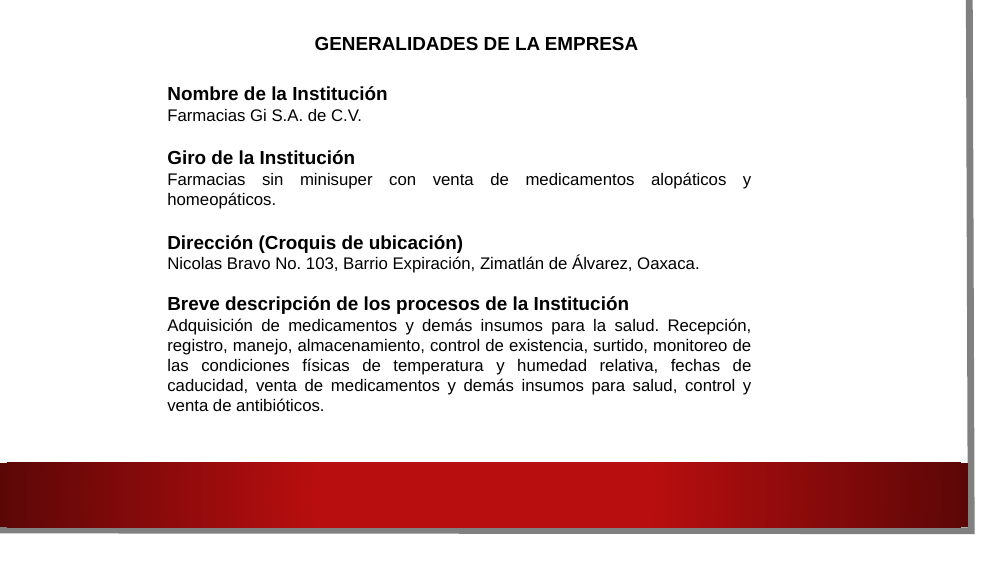
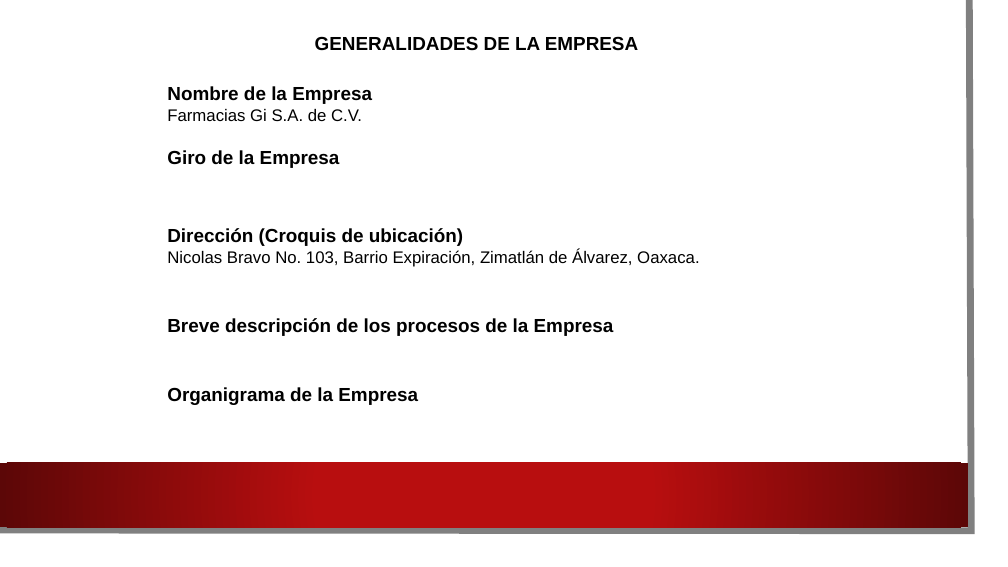
Before and after one commit to HeberZabdiel/FarmaciaGiDocumentos, a slide deck: slide 3 of Presentacion asesor uno.pptx. Drawn at 1008x567 pixels with LibreOffice and Linux fonts; fonts in the diff are those of the drawing; background and template pictures are left out. Boxes give left, top, right and bottom in pixels: in the first picture for what was removed or moved away, otherwise in the second. Text is boxed around its words. In the diff, an @@ line names an element or a change of style, - is before the commit and + after.

```diff
--- a/Presentacion asesor uno.pptx
+++ b/Presentacion asesor uno.pptx
@@ text at [167,86,372,104]: text changed @@
-Nombre de la Institución
+Nombre de la Empresa
@@ text at [167,150,340,168]: text changed; size 16 to 18 pt; bold on @@
-Giro de la Institución
-Farmacias sin minisuper con venta de medicamentos alopáticos y homeopáticos.
+Giro de la Empresa
@@ text "Dirección (Croquis de ubicación)": place and size @@
-text "Dirección (Croquis de ubicación)" at [167,235,699,273]
+text "Dirección (Croquis de ubicación)" at [167,228,699,267]
@@ text at [167,318,614,336]: text changed; size 16 to 18 pt; bold on @@
-Breve descripción de los procesos de la Institución
-Adquisición de medicamentos y demás insumos para la salud. Recepción, registro, manejo, almacenamiento, control de existencia, surtido, monitoreo de las condiciones físicas de temperatura y humedad relativa, fechas de caducidad, venta de medicamentos y demás insumos para salud, control y venta de antibióticos.
+Breve descripción de los procesos de la Empresa
@@ text added at [167,387,418,405], 18 pt, text #000000, bold @@
+Organigrama de la Empresa
```
Also in this commit, not shown: 15 other files.
